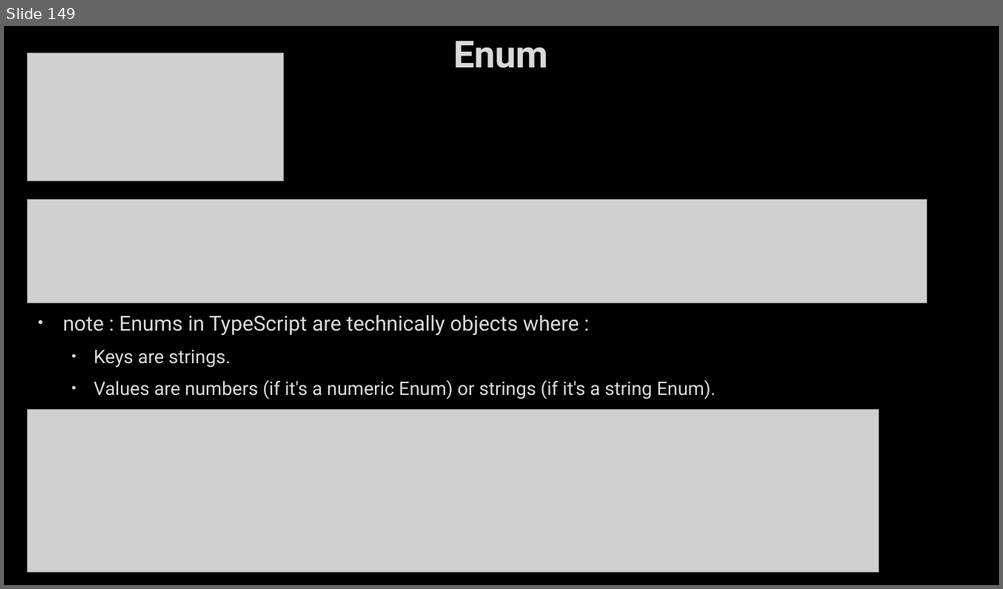
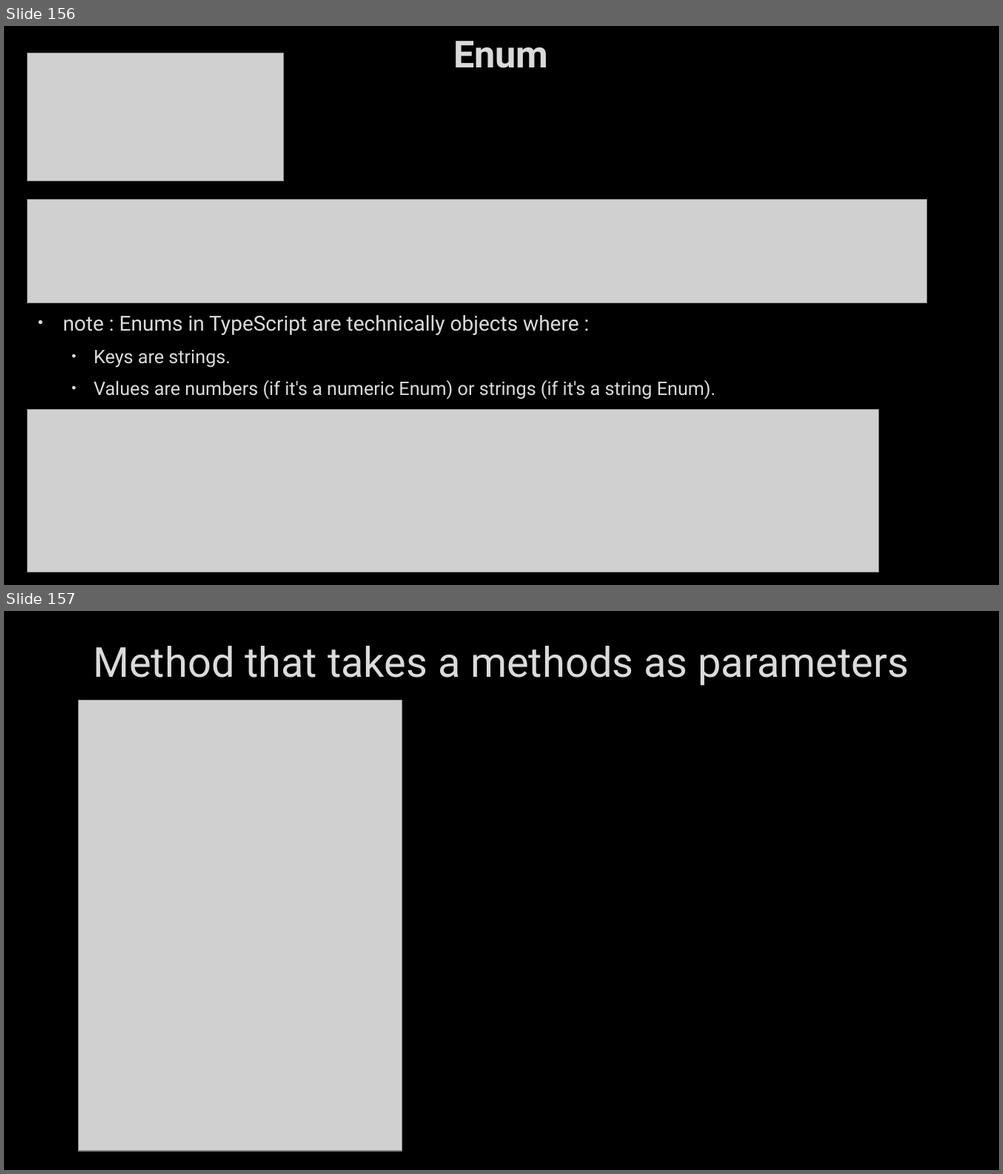
Before and after one commit to AhmedMohamedSamir1/Summary, a slide deck: Angular & type script/Angular.pptx. Shown one above the other, each under a label of ours: slide 149 before the commit, slides 156 and 157 after it. The pictures are 1003x589 and 1003x1174 pixels, drawn with LibreOffice and Linux fonts; fonts in the diff are those of the drawing; grey boxes stand for pictures; background and template pictures are left out. Boxes give left, top, right and bottom in pixels: in the first picture for what was removed or moved away, otherwise in the second. Text is boxed around its words. In the diff, an @@ line names an element or a change of style, - is before the commit and + after.

```diff
--- a/Angular & type script/Angular.pptx
+++ b/Angular & type script/Angular.pptx
@@ slide 157 added at <box>4,611,999,1170</box>, background picture (left out) @@
@@ title added at <box>93,646,908,686</box>, 40 pt, text #DADADA @@
+Method that takes a methods as parameters
@@ picture added at <box>79,701,401,1151</box> @@
@@ what was slide 149 is now slide 156 @@
```
Also in this commit, not shown: 7 other slides added, 2 other files.
